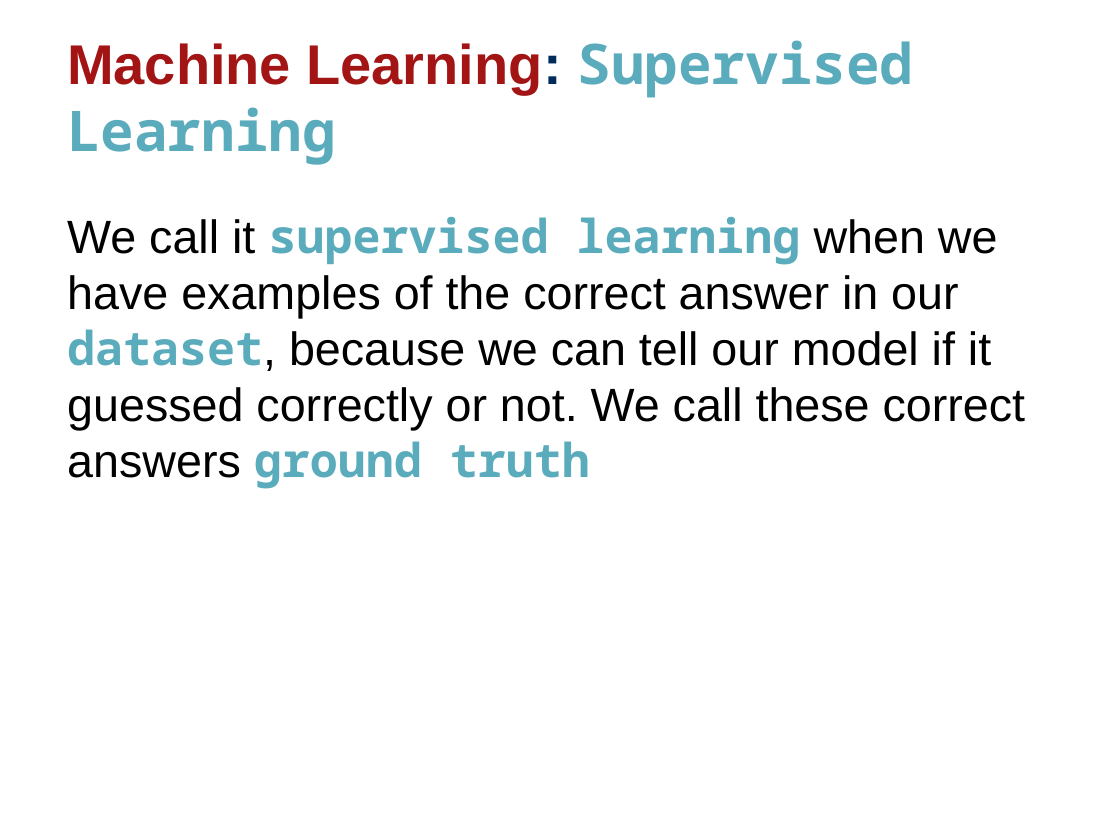
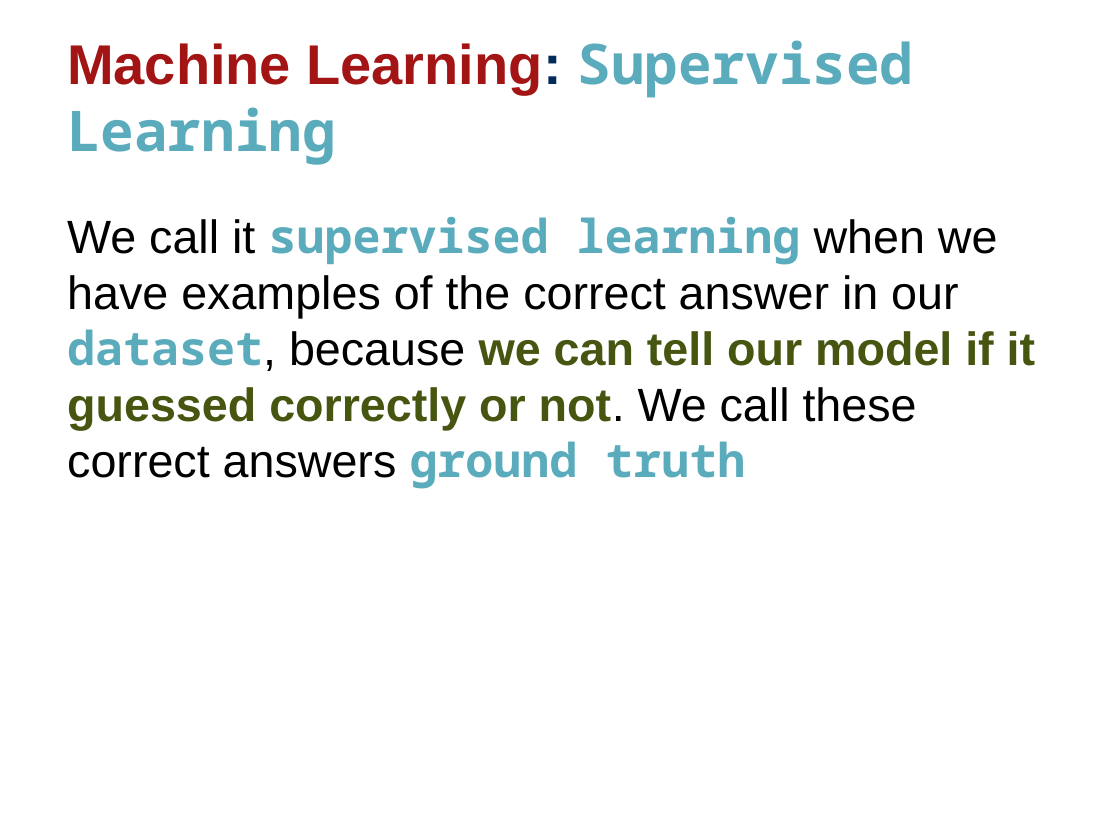
Before and after one commit to wtheisen/nd-cse-10124-lectures, a slide deck: slide 24 of Blank/Lecture_05_ Tokenization_03.pptx (slide 21 before the commit). Drawn at 1120x840 pixels with LibreOffice and Linux fonts; fonts in the diff are those of the drawing. Boxes give left, top, right and bottom in pixels: in the first picture for what was removed or moved away, otherwise in the second. Text is boxed around its words. In the diff, an @@ line names an element or a change of style, - is before the commit and + after.

```diff
--- a/Blank/Lecture_05_ Tokenization_03.pptx
+++ b/Blank/Lecture_05_ Tokenization_03.pptx
@@ text "We call it supervised learning ..." at (67, 217, 1035, 489): text colour #000000 to #465510, bold on in "we can tell our model if it ..." @@
```
Also in this commit, not shown: 2 other files.
